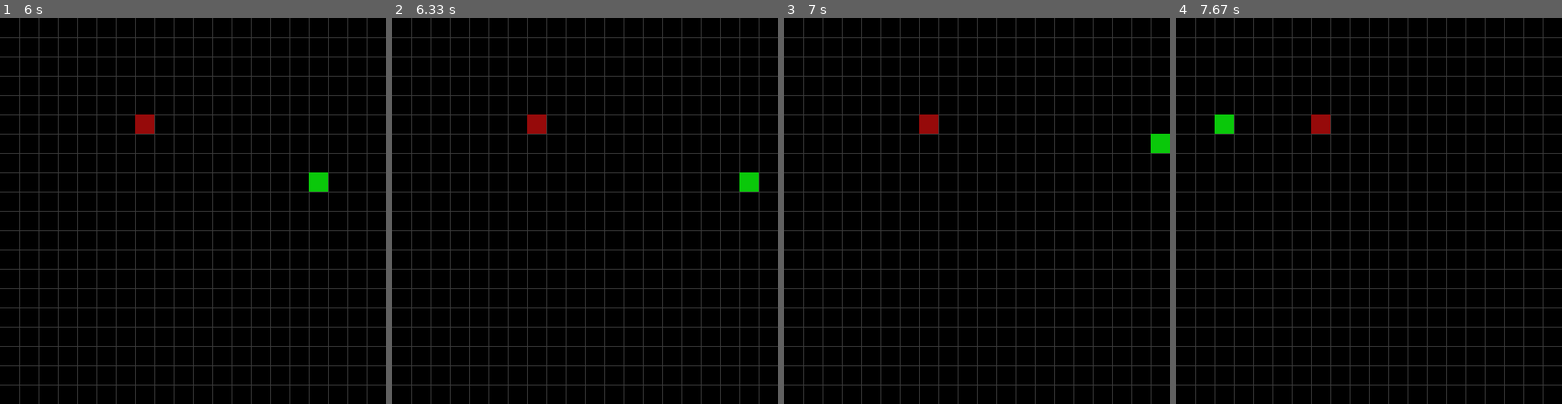
Above: before the commit, frames 1-4 (left to right).
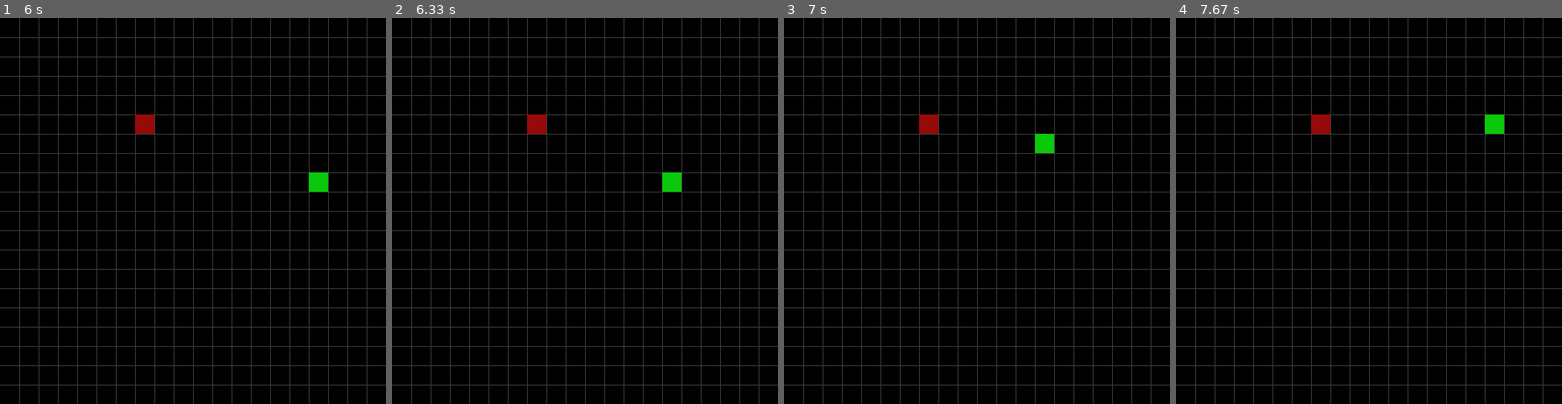
Above: after the commit, the same moments.

Repository: ShavrinAlex/pygame-snake
Game: pygame game, started from main.py
Two runs of this game, one before a commit and one after it. Both use one fixed random seed, a clock stepped at 60 frames per second and the inputs below.
Inputs:
- Up to frame 1 (6 s): hold D 0.33-0.8 s; hold W 0.83-1.27 s; hold D 1.3-1.8 s; hold S 2.4-2.95 s; hold A 2.98-3.53 s; hold W 3.57-4.12 s; hold D 4.15-4.78 s; hold S 4.82-5.37 s; hold A 5.4-5.95 s; hold D from 5.98 s (still down)
- Up to frame 2 (6.33 s): keep holding D
- Up to frame 3 (7 s): release D at 6.53 s; hold W from 6.57 s (still down)
- Up to frame 4 (7.67 s): release W at 7.12 s; hold D from 7.15 s (still down)

Frame 1 is identical in both runs. In frame 2, 0.5% of the frame differs, in the area x 70-95%, y 40-45%; in frame 3, 0.5%; in frame 4, 0.5%.

Commit message:
Пофикшен баг с движением змейки в противоположное направление

Diff:
--- a/main.py
+++ b/main.py
@@ -14,13 +14,13 @@
     keys = pygame.key.get_pressed()
     if keys[pygame.K_ESCAPE]:
         sys.exit()
-    if keys[pygame.K_w]:
+    if keys[pygame.K_w] and snake_direction != 'down':
         snake_direction = 'up'
-    elif keys[pygame.K_s]:
+    elif keys[pygame.K_s] and snake_direction != 'up':
         snake_direction = 'down'
-    elif keys[pygame.K_a]:
+    elif keys[pygame.K_a] and snake_direction != 'right':
         snake_direction = 'left'
-    elif keys[pygame.K_d]:
+    elif keys[pygame.K_d] and snake_direction != 'left':
         snake_direction = 'right'
 
 def draw_fon():
@@ -80,7 +80,6 @@
     elif snake_pos_x > window_width - window_pixel:
         snake_pos_x = 0
 
-
 pygame.init()
 
 clock = pygame.time.Clock()
